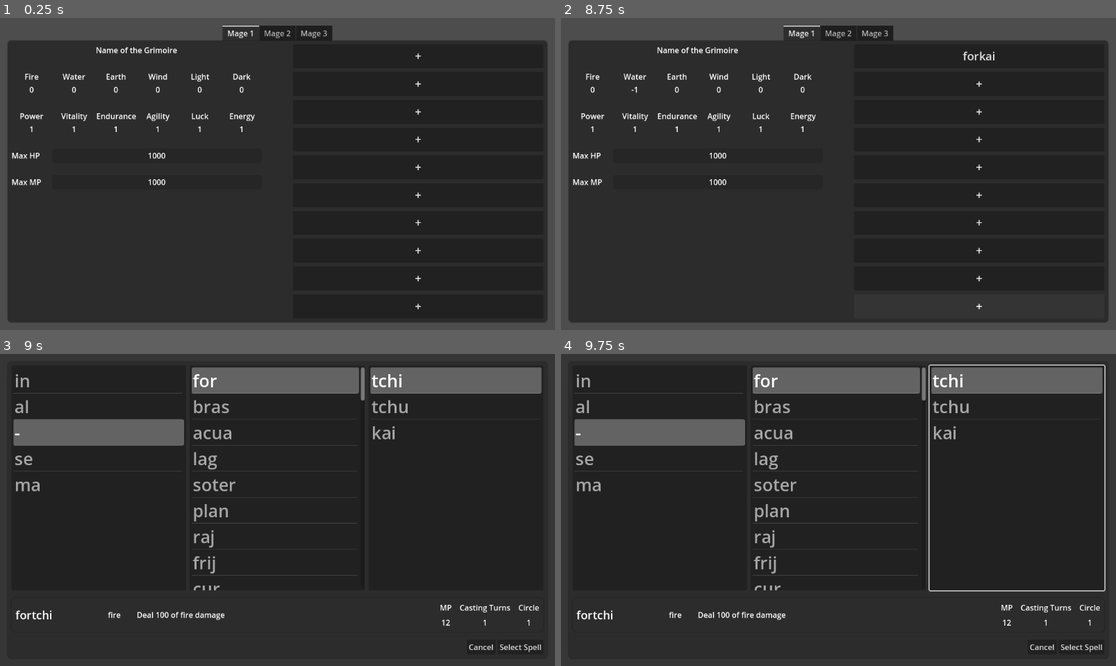
Above: before the commit, frames 1-4 (two rows, left to right).
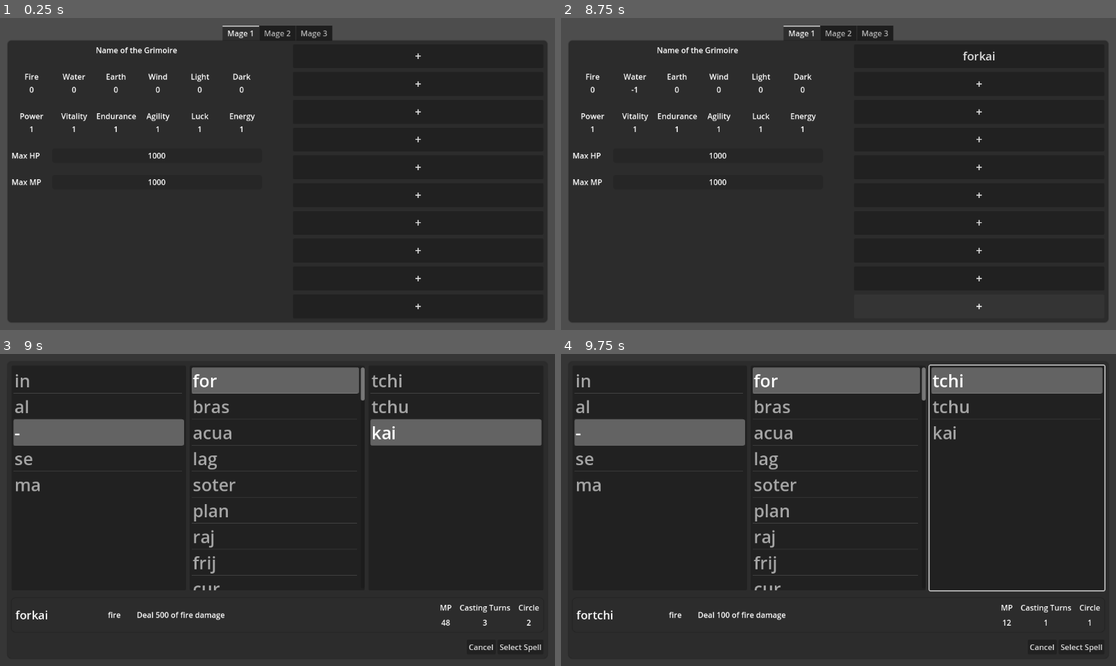
Above: after the commit, the same moments.

Repository: vhoyer/grimoire-researches
Game: Godot game, scene res://stages/_debug/grimoire/grimoires.tscn
Two runs of this game, one before a commit and one after it. Both use one fixed random seed, a clock stepped at 60 frames per second and the inputs below.
Inputs:
- Up to frame 1 (0.25 s): no input
- Up to frame 2 (8.75 s): click "+" at 0.5 s; click "+" at 1.25 s; click "+" at 2 s; click "+" at 2.75 s; click "+" at 3.5 s; click "+" at 4.25 s; click "+" at 5 s; click "+" at 5.75 s; click "+" at 6.5 s; click "+" at 7.25 s; click "Select Spell" at 8 s
- Up to frame 3 (9 s): click "forkai" at 8.75 s
- Up to frame 4 (9.75 s): click "forkai" at 9.5 s

Frames 1-2 are identical in both runs. In frame 3, 5.3% of the frame differs, in the area x 5-98%, y 4-88%; in frame 4, nothing differs.

Commit message:
✨ Spell select modal opens with current selection

Diff:
--- a/entities/spell_list/spell_list.gd
+++ b/entities/spell_list/spell_list.gd
@@ -10,6 +10,24 @@
 func _init() -> void:
 	load_prepostfixes()
 	create_spells()
+
+func find_prefix(prefix: SpellPrepostfix) -> int:
+	for i in prefixes.size():
+		if prefixes[i].name == prefix.name:
+			return i;
+	return -1;
+
+func find_postfix(postfix: SpellPrepostfix) -> int:
+	for i in postfixes.size():
+		if postfixes[i].name == postfix.name:
+			return i;
+	return -1;
+
+func find_radix(radix: Spell) -> int:
+	for i in radixes.size():
+		if radixes[i].name == radix.name:
+			return i;
+	return -1;
 
 func load_prepostfixes() -> void:
 	var prepost = CSV.new("res://entities/spell_list/data/prepostfix.csv")
--- a/stages/_debug/grimoire/spell_slot.gd
+++ b/stages/_debug/grimoire/spell_slot.gd
@@ -26,8 +26,9 @@
 func _on_button_down() -> void:
 	spell_select = SpellSelectionScene.instantiate()
 	get_tree().root.add_child(spell_select)
-	spell_select.connect('spell_selected', _on_spell_selected);
-	spell_select.connect('cancel', _on_spell_selection_canceled);
+	spell_select.select_spell(spell)
+	spell_select.connect('spell_selected', _on_spell_selected)
+	spell_select.connect('cancel', _on_spell_selection_canceled)
 
 func _on_spell_selected(spell: Spell) -> void:
 	self.spell = spell;
--- a/stages/_debug/spell_select/spell_select.gd
+++ b/stages/_debug/spell_select/spell_select.gd
@@ -38,6 +38,20 @@
 	_on_postfixes_item_selected(0)
 	pass
 
+func select_spell(spell: Spell) -> void:
+	if (spell == null): return
+
+	var pre = spell.pre
+	select_and_emit(prefixes, spell_list.find_prefix(pre))
+	var post = spell.post
+	select_and_emit(postfixes, spell_list.find_postfix(post))
+	var radix = spell.extract_radix()
+	select_and_emit(radixes, spell_list.find_radix(radix))
+
+func select_and_emit(item_list: ItemList, index: int) -> void:
+	item_list.select(index)
+	item_list.item_selected.emit(index)
+
 func _on_prefixes_item_selected(index: int) -> void:
 	pre = spell_list.prefixes[index];
 
